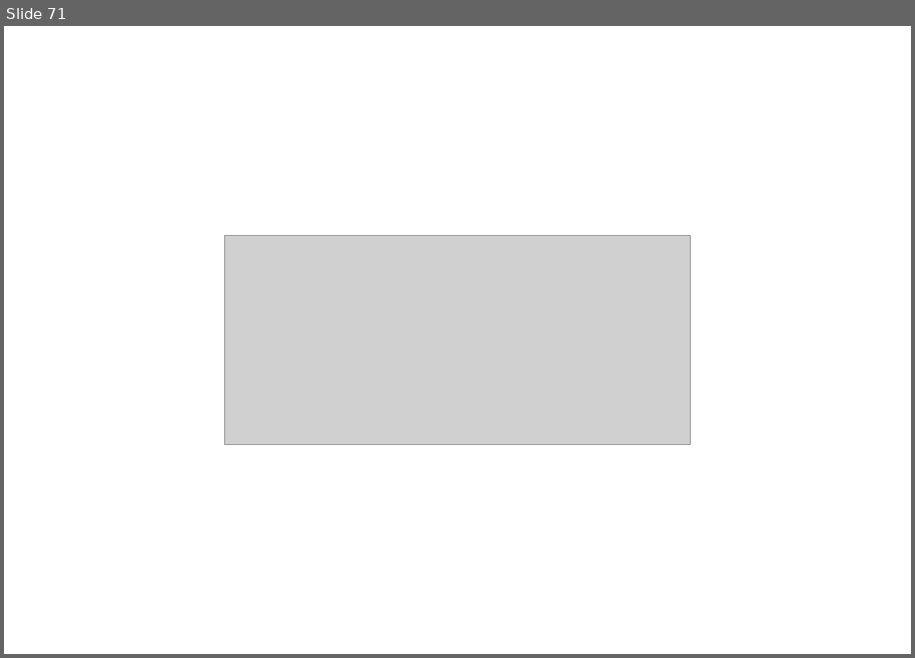
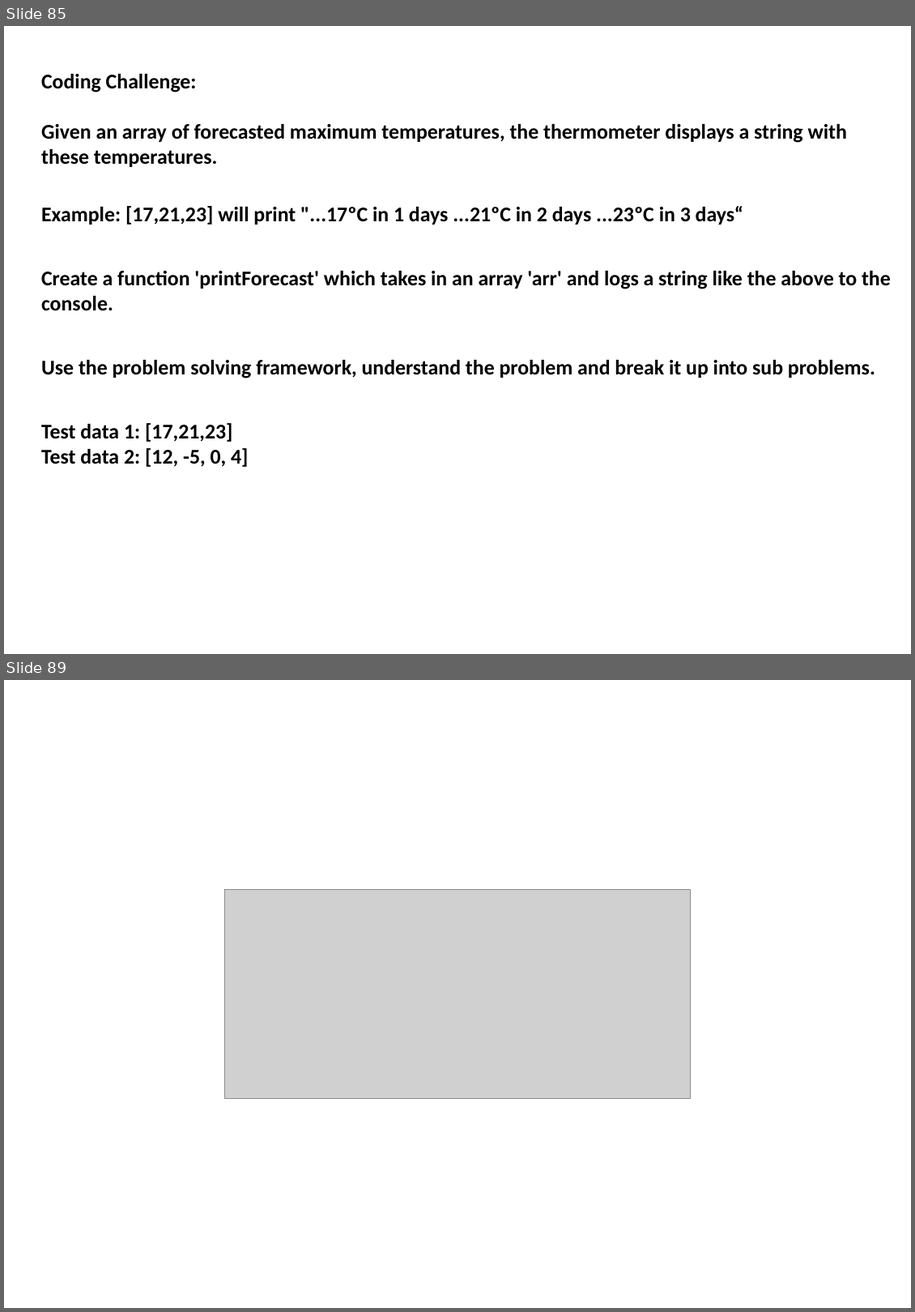
Before and after one commit to EL-EL-BCN/Complete-Javascript-Course, a slide deck: complete-javascript-course.pptx. Shown one above the other, each under a label of ours: slide 71 before the commit, slides 85 and 89 after it; the slides between them are not shown. The pictures are 915x658 and 915x1312 pixels, drawn with LibreOffice and Linux fonts; fonts in the diff are those of the drawing; grey boxes stand for pictures. Boxes give left, top, right and bottom in pixels: in the first picture for what was removed or moved away, otherwise in the second. Text is boxed around its words. In the diff, an @@ line names an element or a change of style, - is before the commit and + after.

```diff
--- a/complete-javascript-course.pptx
+++ b/complete-javascript-course.pptx
@@ slide 85 added at [4, 26, 911, 654], background #FFFFFF @@
@@ text added at [41, 74, 891, 467], 18 pt, text #000000, bold @@
+Coding Challenge:
+Given an array of forecasted maximum temperatures, the thermometer displays a string with these temperatures.
+Example: [17,21,23] will print "...17ºC in 1 days ...21ºC in 2 days ...23ºC in 3 days“
+Create a function 'printForecast' which takes in an array 'arr' and logs a string like the above to the console.
+Use the problem solving framework, understand the problem and break it up into sub problems.
+Test data 1: [17,21,23]
+Test data 2: [12, -5, 0, 4]
@@ what was slide 71 is now slide 89 @@
```
Also in this commit, not shown: 2 slides changed, 17 other slides added, 6 other files.
